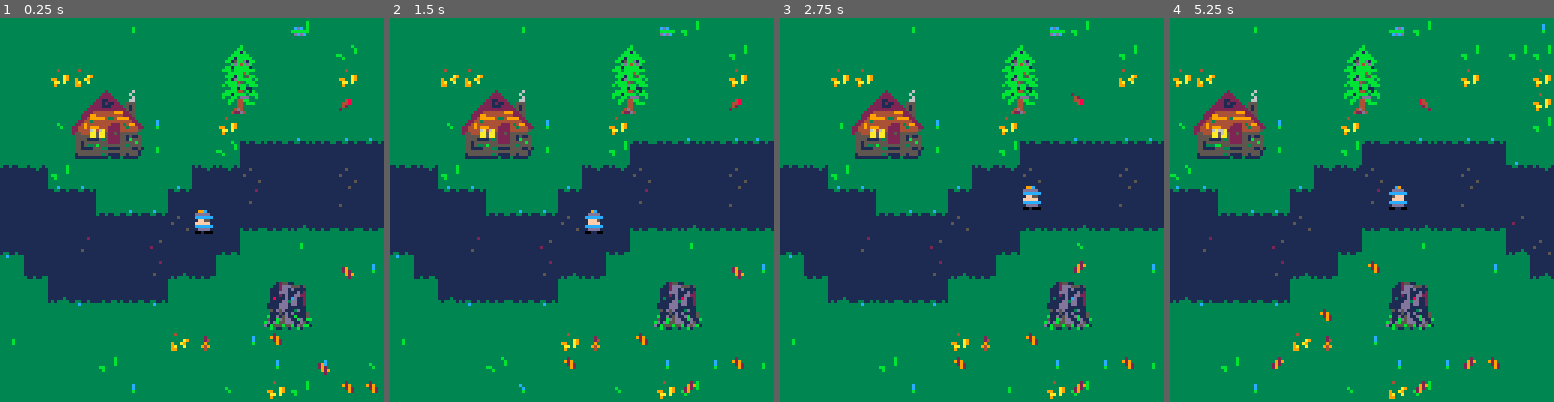
Above: before the commit, frames 1-4 (left to right).
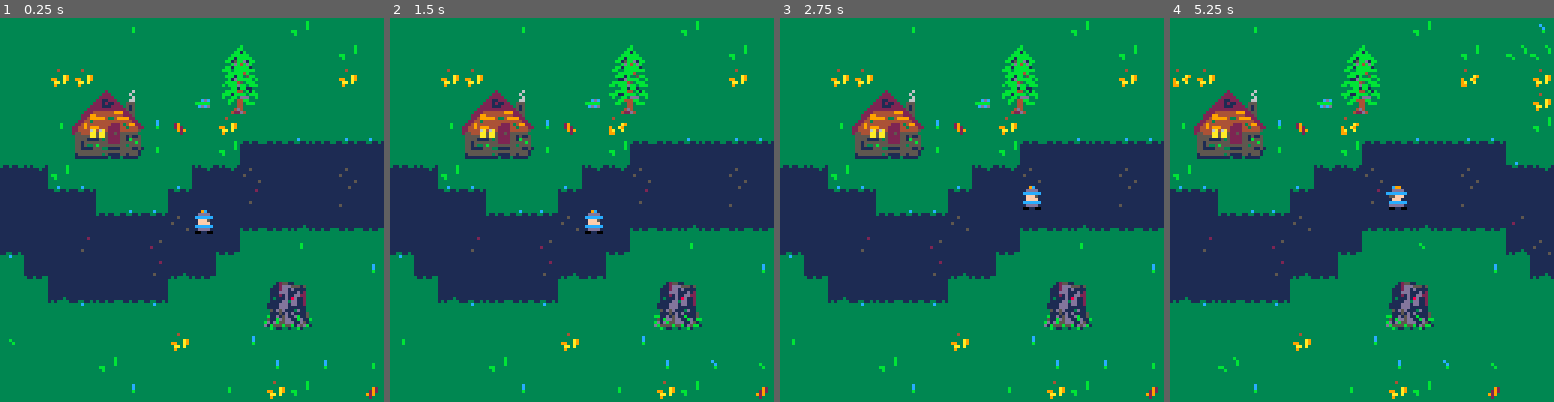
Above: after the commit, the same moments.

Repository: schoblaska/pico-8
Game: PICO-8 cartridge src/kaido.p8
The game is run twice, just before and just after one commit, with the same random seed, the same clock (stepped at 60 frames per second) and the same inputs.
Inputs:
- Up to frame 1 (0.25 s): no input
- Up to frame 2 (1.5 s): tap X (X key) at 0.33, 1.07 s; tap O (Z key) at 0.7 s
- Up to frame 3 (2.75 s): hold Right 1.6-2.1 s; tap O (Z key) at 1.7, 2.1, 2.5 s; tap X (X key) at 1.85 s; hold Up 2.15-2.42 s; hold Right from 2.47 s (still down)
- Up to frame 4 (5.25 s): tap O (Z key) every 0.4 s from 2.9 to 4.9 s; tap X (X key) at 2.97, 4.08, 5.2 s; release Right at 3.03 s; hold Left 3.08-3.58 s; hold Down 3.63-3.97 s; hold Right 4.02-4.68 s; hold Up 4.73-5.03 s; hold Left from 5.08 s (still down)

The runs differ from the first frame. In frame 1, 1.1% of the frame differs, in the area x 0-98%, y 2-100%; in frame 2, 1.4%; in frame 3, 0.9%; in frame 4, 1.7%, in the area x 0-100%, y 1-100%.

Commit message:
translate x, y to full range of map coordinates

Diff:
--- a/src/kaido.p8
+++ b/src/kaido.p8
@@ -28,7 +28,7 @@
   poke(0x5f5d, 10)
 
   conf = {
-    mapwidth = 64,
+    mapwidth = 224,
     grassfill = 20,
     pathfill = 20
   }
@@ -56,7 +56,7 @@
   -- higher = slower wind
   windspeed = 50
   -- higher = fewer leaves
-  leafspawn = 150
+  leafspawn = 500
   -- higher = slower
   leafrot = 50
   -- higher = slower
@@ -221,14 +221,29 @@
   end
 end
 
+function modxy(x, y)
+  local modx = x % conf.mapwidth
+  local mody = 0
+
+  if modx > 95 then
+    modx -= 96
+    mody = y + 16
+  else
+    modx += 32
+    mody = y
+  end
+
+  return modx, mody
+end
+
 function modmget(x, y)
-  local modx = x % conf.mapwidth + 32
-  return mget(modx, y)
+  local modx, mody = modxy(x, y)
+  return mget(modx, mody)
 end
 
 function modmset(x, y, sprite)
-  local modx = x % conf.mapwidth + 32
-  return mset(modx, y, sprite)
+  local modx, mody = modxy(x, y)
+  return mset(modx, mody, sprite)
 end
 
 function entity_move(self, dx, dy)
